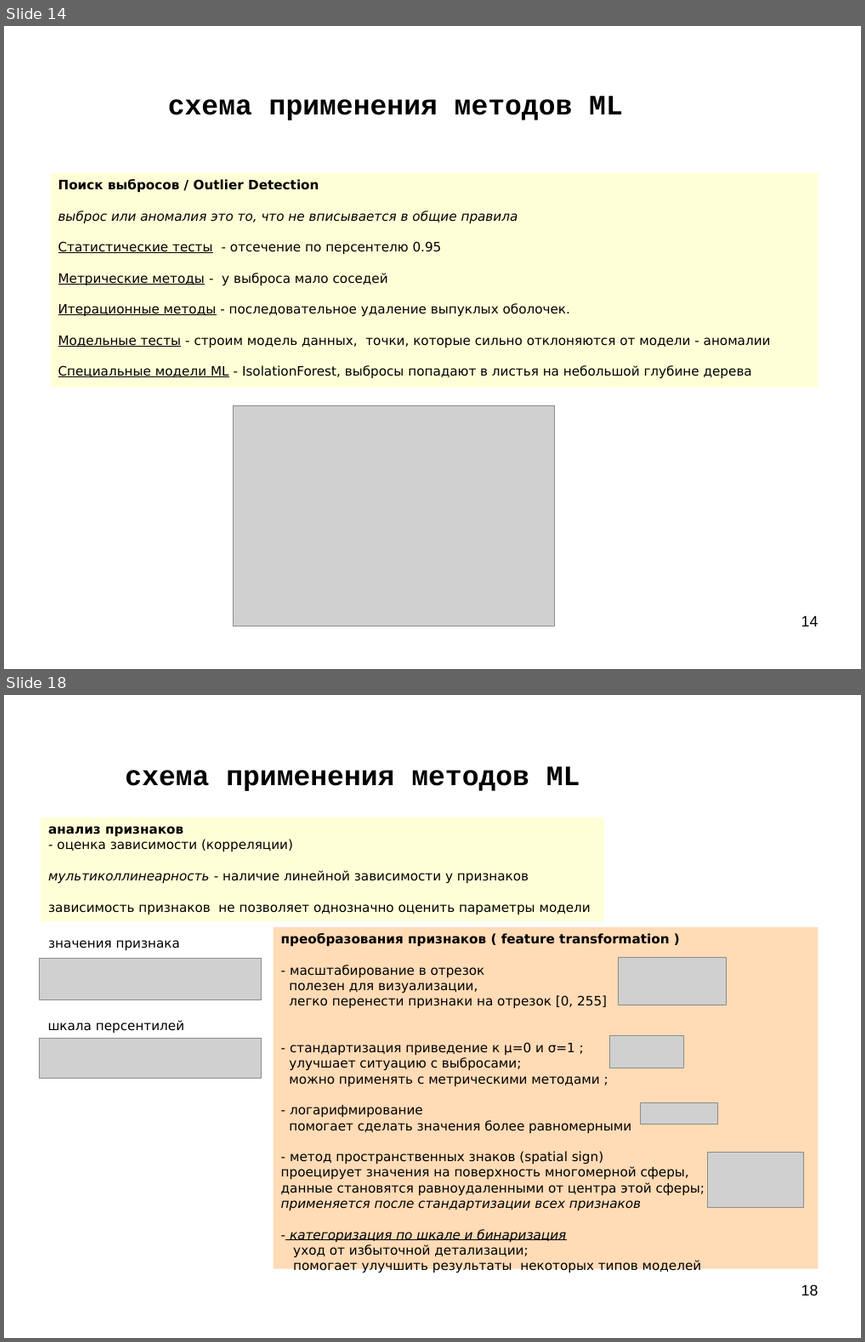
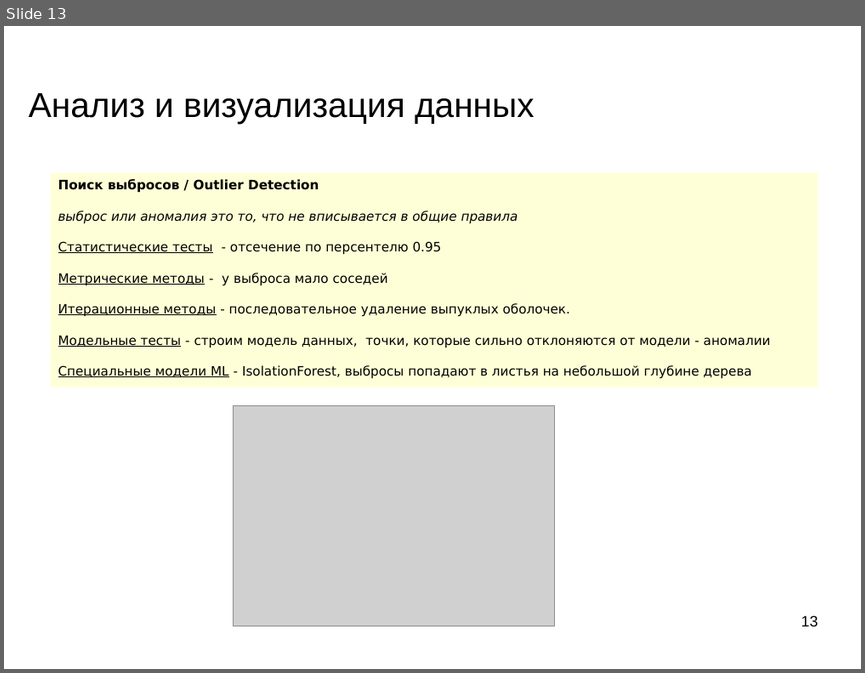
Before and after one commit to mechanoid5/ml_lectorium_2026_I, a slide deck: 04-data-proc.odp. Shown one above the other, each under a label of ours: slides 14 and 18 before the commit, slide 13 after it; the slides between them are not shown. The pictures are 865x1342 and 865x673 pixels, drawn with LibreOffice and Linux fonts; fonts in the diff are those of the drawing; grey boxes stand for pictures; background and template pictures are left out. Boxes give left, top, right and bottom in pixels: in the first picture for what was removed or moved away, otherwise in the second. Text is boxed around its words. In the diff, an @@ line names an element or a change of style, - is before the commit and + after.

```diff
--- a/04-data-proc.odp
+++ b/04-data-proc.odp
@@ slide 18 removed at <box>4,695,861,1338</box>, background picture (left out) @@
@@ title removed at <box>125,766,580,791</box> @@
-схема применения методов ML
@@ rectangle removed at <box>41,817,603,921</box> @@
-анализ признаков
-- оценка зависимости (корреляции)
-мультиколлинеарность - наличие линейной зависимости у признаков
-зависимость признаков не позволяет однозначно оценить параметры модели
@@ text removed at <box>48,940,180,951</box> @@
-значения признака
@@ rectangle removed at <box>273,927,818,1268</box> @@
-преобразования признаков ( feature transformation )
-- масштабирование в отрезок
-полезен для визуализации,
-легко перенести признаки на отрезок [0, 255]
-- стандартизация приведение к μ=0 и σ=1 ;
-улучшает ситуацию с выбросами;
-можно применять с метрическими методами ;
-- логарифмирование
-помогает сделать значения более равномерными
-- метод пространственных знаков (spatial sign)
-проецирует значения на поверхность многомерной сферы,
-данные становятся равноудаленными от центра этой сферы;
-применяется после стандартизации всех признаков
-- категоризация по шкале и бинаризация
-уход от избыточной детализации;
-помогает улучшить результаты некоторых типов моделей
@@ picture removed at <box>39,959,261,1000</box> @@
@@ picture removed at <box>619,958,726,1005</box> @@
@@ text removed at <box>48,1020,184,1032</box> @@
-шкала персентилей
@@ picture removed at <box>39,1038,261,1078</box> @@
@@ picture removed at <box>610,1036,683,1067</box> @@
@@ picture removed at <box>641,1102,718,1123</box> @@
@@ picture removed at <box>709,1151,805,1208</box> @@
@@ page number removed at <box>801,1284,818,1295</box> @@
-18
@@ what was slide 14 is now slide 13 @@
@@ slide 13 changed as well @@
@@ title at <box>29,93,534,124</box>: text changed; size 26 to 32 pt; font Courier New to Arial; bold off @@
-схема применения методов ML
+Анализ и визуализация данных
@@ page number at <box>801,615,818,626</box>: text changed @@
-14
+13
```
Also in this commit, not shown: 14 other slides changed, 12 slides added, 6 other slides removed.
